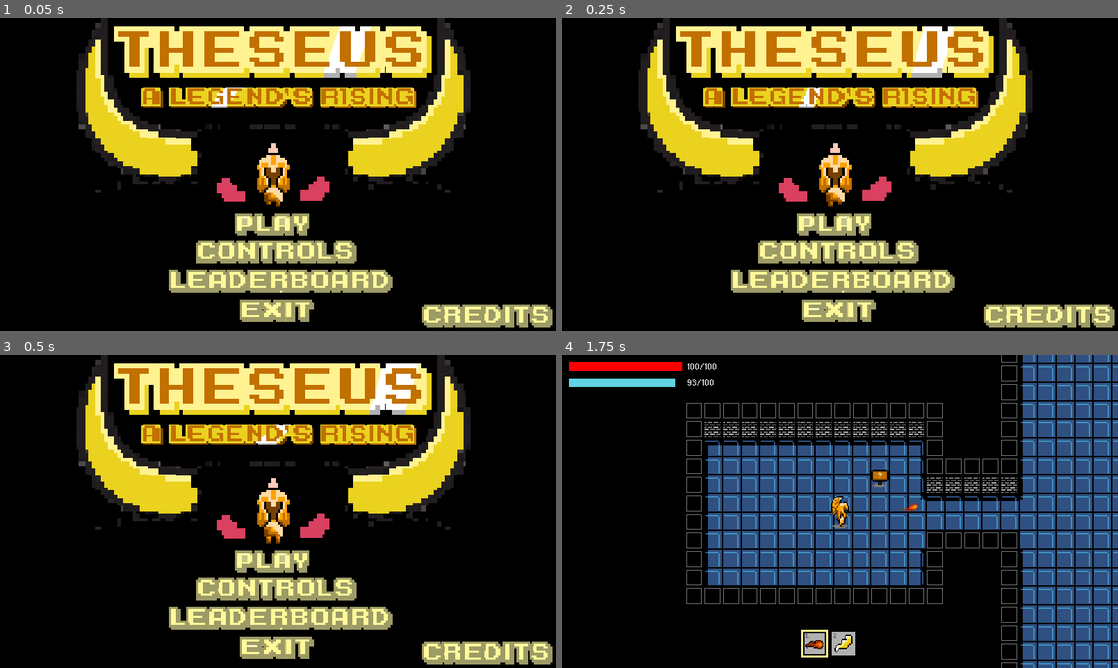
Above: before the commit, frames 1-4 (two rows, left to right).
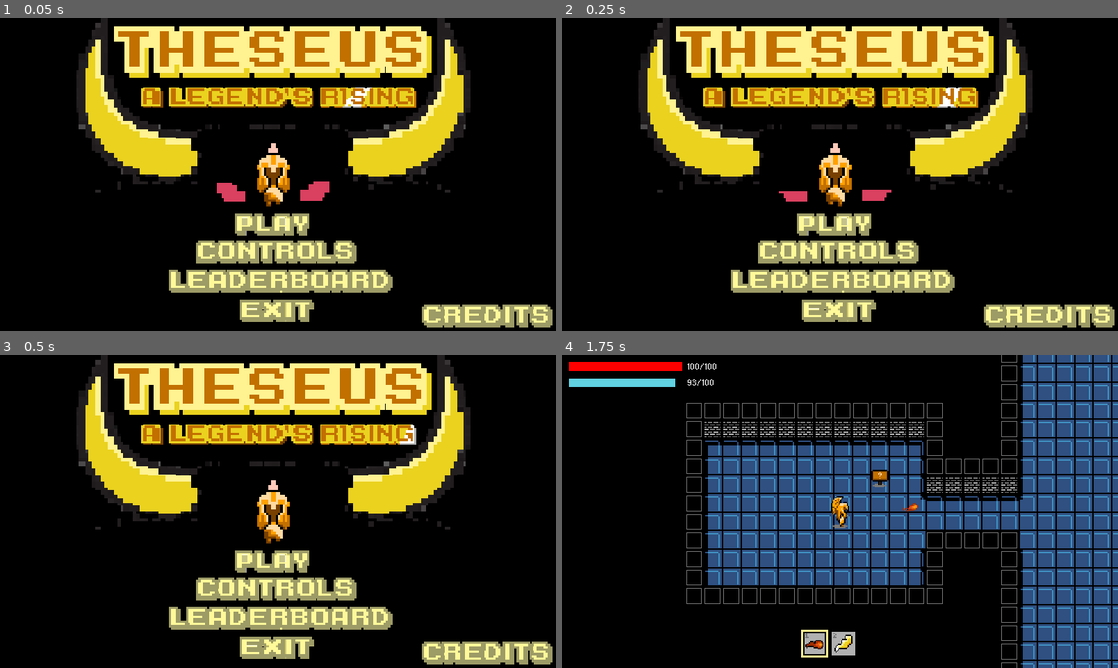
Above: after the commit, the same moments.

Repository: jonathanlin0/Theseus
Game: Godot game, scene res://Menu/Title_Screen.tscn
Same seed, same stepped clock (60 frames per second), same inputs: the game is played once before the commit and once after it. This scene is started directly instead of the project's main scene. Video files are missing from this copy of the repository; at most half a second of black plays in their place.
Inputs (mouse positions are in pixels of both pictures, inside the frame that each line leads up to):
- Up to frame 1 (0.05 s): no input
- Up to frame 2 (0.25 s): no input
- Up to frame 3 (0.5 s): no input
- Up to frame 4 (1.75 s): click (834, 561) at 0.5 s; tap Enter (ui_accept) at 1.25, 1.35, 1.52 s; move the mouse to (962, 495) at 1.27 s; hold Up (ui_up) from 1.28 s (still down); click (962, 495) at 1.42 s

The runs differ from the first frame. In frame 1, 0.9% of the frame differs, in the area x 38-67%, y 2-61%; in frame 2, 1.1%; in frame 3, 1.8%, in the area x 39-76%, y 2-61%; in frame 4, nothing differs.

Commit message:
intro sequence

Diff:
--- a/Theseus/Enemies/Slime/Small_Slime.gd
+++ b/Theseus/Enemies/Slime/Small_Slime.gd
@@ -59,10 +59,11 @@
 					velocity = move_and_slide(velocity)
 
 func damage(dmg):
-	$knockback.start()
-	knockback = true
-	health -= dmg
-	flash()
+	if health > 0:
+		$knockback.start()
+		knockback = true
+		health -= dmg
+		flash()
 
 func flash():
 	$AnimatedSprite.material.set_shader_param("flash_modifier", 1)
--- a/Theseus/Menu/Title_Screen.gd
+++ b/Theseus/Menu/Title_Screen.gd
@@ -11,7 +11,7 @@
 
 
 func _on_Play_pressed():
-	get_tree().change_scene("res://Levels/Level1.tscn")
+	get_tree().change_scene("res://Misc/intro.tscn")
 
 
 func _on_Controls_pressed():
--- a/Theseus/Menu/Title_Screen.tscn
+++ b/Theseus/Menu/Title_Screen.tscn
@@ -223,7 +223,7 @@
 position = Vector2( 240, 135 )
 scale = Vector2( 1.0125, 1.02963 )
 frames = SubResource( 1 )
-frame = 25
+frame = 34
 playing = true
 
 [node name="Play" type="TextureButton" parent="."]
--- /dev/null
+++ b/Theseus/Misc/intro.gd
@@ -0,0 +1,25 @@
+extends Node2D
+
+
+# Declare member variables here. Examples:
+# var a = 2
+# var b = "text"
+
+
+# Called when the node enters the scene tree for the first time.
+func _ready():
+	$Timer.start()
+
+
+# Called every frame. 'delta' is the elapsed time since the previous frame.
+func _process(delta):
+	if Input.is_action_just_pressed("ui_accept"):
+		_on_VideoPlayer_finished()
+
+
+func _on_VideoPlayer_finished():
+	get_tree().change_scene("res://Misc/single_controls.tscn")
+
+
+func _on_Timer_timeout():
+	$Sprite.visible = false
--- /dev/null
+++ b/Theseus/Misc/intro.tscn
@@ -0,0 +1,28 @@
+[gd_scene load_steps=4 format=2]
+
+[ext_resource path="res://Misc/intro_theseus.webm" type="VideoStream" id=1]
+[ext_resource path="res://Misc/space.png" type="Texture" id=2]
+[ext_resource path="res://Misc/intro.gd" type="Script" id=3]
+
+[node name="intro" type="Node2D"]
+script = ExtResource( 3 )
+
+[node name="VideoPlayer" type="VideoPlayer" parent="."]
+margin_right = 480.0
+margin_bottom = 272.0
+stream = ExtResource( 1 )
+autoplay = true
+__meta__ = {
+"_edit_use_anchors_": false
+}
+
+[node name="Sprite" type="Sprite" parent="."]
+position = Vector2( 29.75, 264 )
+scale = Vector2( 0.531818, 0.625 )
+texture = ExtResource( 2 )
+
+[node name="Timer" type="Timer" parent="."]
+wait_time = 10.004
+
+[connection signal="finished" from="VideoPlayer" to="." method="_on_VideoPlayer_finished"]
+[connection signal="timeout" from="Timer" to="." method="_on_Timer_timeout"]
--- /dev/null
+++ b/Theseus/Misc/single_controls.gd
@@ -0,0 +1,17 @@
+extends Node2D
+
+
+# Declare member variables here. Examples:
+# var a = 2
+# var b = "text"
+
+
+# Called when the node enters the scene tree for the first time.
+func _ready():
+	pass # Replace with function body.
+
+
+# Called every frame. 'delta' is the elapsed time since the previous frame.
+func _process(delta):
+	if Input.is_action_just_pressed("ui_accept"):
+		get_tree().change_scene("res://Levels/Level1.tscn")
--- /dev/null
+++ b/Theseus/Misc/single_controls.tscn
@@ -0,0 +1,17 @@
+[gd_scene load_steps=4 format=2]
+
+[ext_resource path="res://Misc/controls.png" type="Texture" id=1]
+[ext_resource path="res://Misc/space.png" type="Texture" id=2]
+[ext_resource path="res://Misc/single_controls.gd" type="Script" id=3]
+
+[node name="single_controls" type="Node2D"]
+script = ExtResource( 3 )
+
+[node name="Sprite" type="Sprite" parent="."]
+position = Vector2( 240, 135 )
+texture = ExtResource( 1 )
+
+[node name="Sprite2" type="Sprite" parent="."]
+position = Vector2( 48.5, 264 )
+scale = Vector2( 0.881818, 0.75 )
+texture = ExtResource( 2 )
Binary file added: Theseus/Misc/controls.png
Not shown, added: Theseus/Misc/controls.png.import
Binary file added: Theseus/Misc/space.png
Not shown, added: Theseus/Misc/space.png.import
Not shown, changed: .DS_Store
Not shown, changed: Theseus/.DS_Store
Not shown, added: Theseus/Misc/intro_theseus.webm
